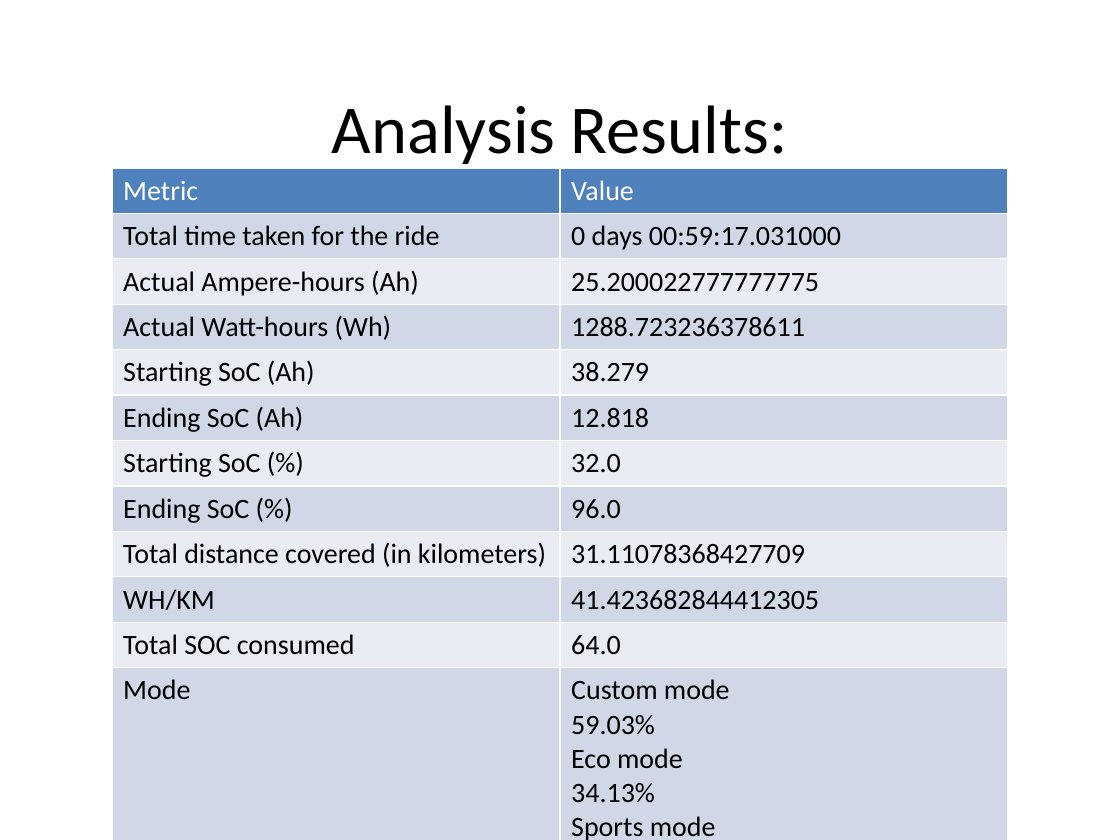
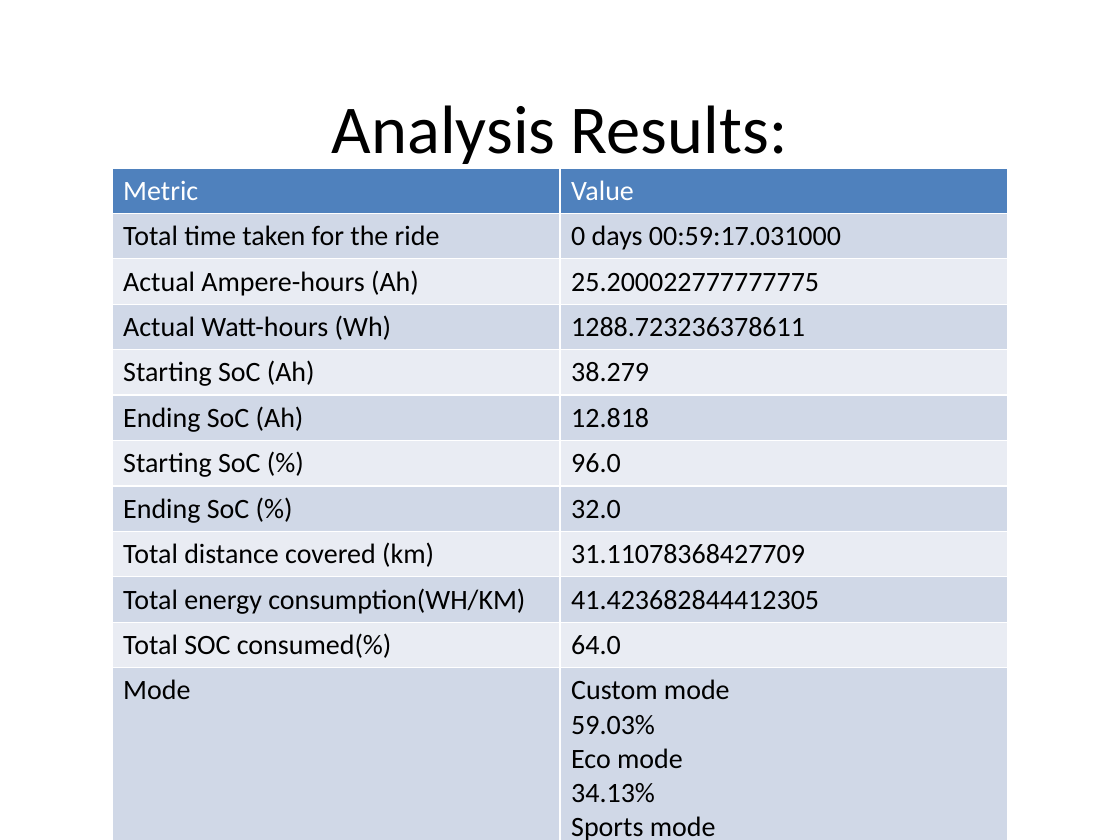
Before and after one commit to annmonrajijames/Automationdashboard, a slide deck: slide 2 of Automationdashboard/MAIN_FOLDER/Automation_Dashboard_Batterywise/V4/D11_03_2024/B3_B07_16.40_17.38/analysis_B3_B07_16.40_17.38.pptx. Drawn at 1120x840 pixels with LibreOffice and Linux fonts; fonts in the diff are those of the drawing. Boxes give left, top, right and bottom in pixels: in the first picture for what was removed or moved away, otherwise in the second. Text is boxed around its words. In the diff, an @@ line names an element or a change of style, - is before the commit and + after.

Commit message:
Made changes with regenerative effectiveness, Rectified the anomaly in the Total SOC consumed

```diff
--- a/Automationdashboard/MAIN_FOLDER/Automation_Dashboard_Batterywise/V4/D11_03_2024/B3_B07_16.40_17.38/analysis_B3_B07_16.40_17.38.pptx
+++ b/Automationdashboard/MAIN_FOLDER/Automation_Dashboard_Batterywise/V4/D11_03_2024/B3_B07_16.40_17.38/analysis_B3_B07_16.40_17.38.pptx
@@ table at (112,168,1008,840) @@
-row 7, column 2: 32.0
+row 7, column 2: 96.0
-row 8, column 2: 96.0
+row 8, column 2: 32.0
-row 9, column 1: Total distance covered (in kilometers)
+row 9, column 1: Total distance covered (km)
-row 10, column 1: WH/KM
+row 10, column 1: Total energy consumption(WH/KM)
-row 11, column 1: Total SOC consumed
+row 11, column 1: Total SOC consumed(%)
-row 13, column 1: Peak Power
+row 13, column 1: Peak Power(kW)
-row 14, column 1: Average Power
+row 14, column 1: Average Power(kW)
```
Also in this commit, not shown: 3 other slides changed, 13 other files.
